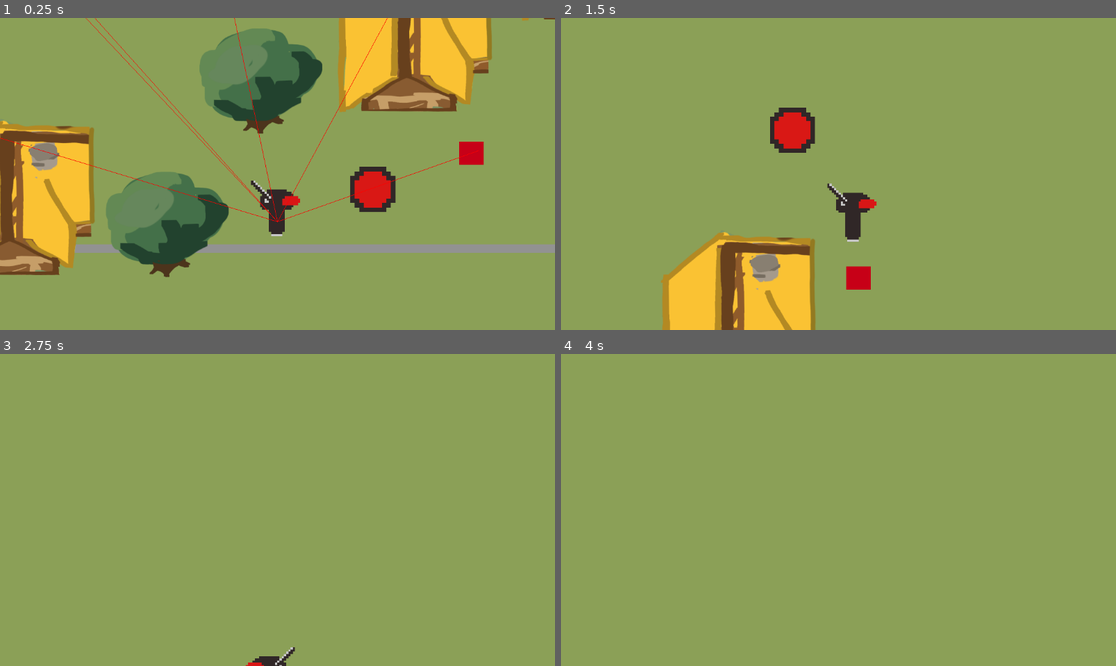
Above: before the commit, frames 1-4 (two rows, left to right).
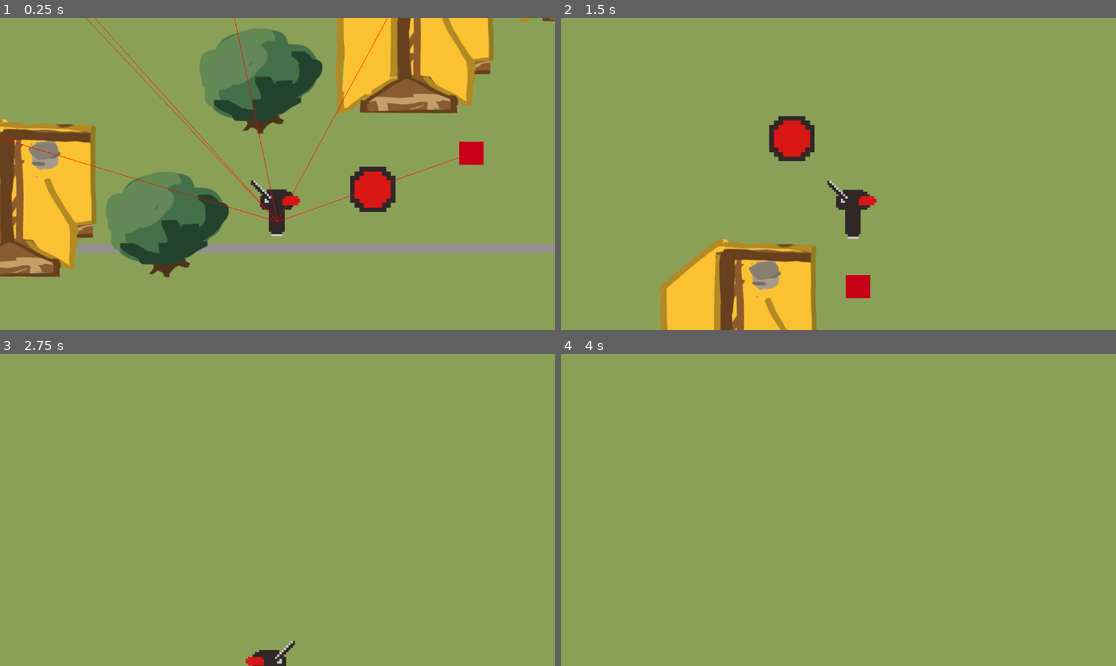
Above: after the commit, the same moments.

Repository: sophieTheProgrammer/queblejam
Game: Godot game, scene res://scenes/level_first.tscn
Same seed, same stepped clock (60 frames per second), same inputs: the game is played once before the commit and once after it.
Inputs:
- Up to frame 1 (0.25 s): no input
- Up to frame 2 (1.5 s): hold Right (Right) from 0.53 s (still down); tap Space (Jump) at 0.77 s
- Up to frame 3 (2.75 s): tap Space (Jump) at 1.52 s; release Right (Right) at 2.03 s; hold Left (Left) from 2.03 s (still down)
- Up to frame 4 (4 s): release Left (Left) at 2.78 s; hold Right (Right) from 2.78 s (still down); tap Space (Jump) at 3.02, 3.77 s; tap Enter at 3.5 s

The runs differ from the first frame. In frame 1, 2.5% of the frame differs, in the area x 0-100%, y 0-84%; in frame 2, 3.8%, in the area x 17-57%, y 28-100%; in frame 3, 0.3%; in frame 4, nothing differs.

Commit message:
level 1 tweaks :D

Diff:
--- a/scenes/house.tscn
+++ b/scenes/house.tscn
@@ -5,10 +5,10 @@
 [node name="house" type="AnimatableBody2D" unique_id=273667713]
 
 [node name="Sprite2D" type="Sprite2D" parent="." unique_id=610835347]
-scale = Vector2(0.73250484, 0.73250484)
+scale = Vector2(0.75, 0.75)
 texture = ExtResource("2_qtlar")
 
 [node name="CollisionPolygon2D" type="CollisionPolygon2D" parent="." unique_id=761495194]
 position = Vector2(1.3436556, -9.403742)
-scale = Vector2(0.7044488, 0.7044492)
+scale = Vector2(0.75, 0.75)
 polygon = PackedVector2Array(-127.27273, -572.7273, 540.90906, -504.54544, 509.0909, 481.81818, -527.2727, 509.0909, -531.8182, -259.0909)
--- a/scenes/level_1.tscn
+++ b/scenes/level_1.tscn
@@ -15,9 +15,6 @@
 [sub_resource type="WorldBoundaryShape2D" id="WorldBoundaryShape2D_fcfvj"]
 distance = -40.0
 
-[sub_resource type="WorldBoundaryShape2D" id="WorldBoundaryShape2D_pa8r4"]
-distance = -1751.0
-
 [sub_resource type="WorldBoundaryShape2D" id="WorldBoundaryShape2D_15mv3"]
 normal = Vector2(0.00028341007, -0.99999994)
 distance = -6584.985
@@ -32,17 +29,13 @@
 position = Vector2(507, -3214)
 
 [node name="portal" parent="." unique_id=452576932 instance=ExtResource("4_e3sih")]
-position = Vector2(-455, -3604)
+position = Vector2(-1949, -3853)
 DESTINATION = 2
 
 [node name="StaticBody2D" type="StaticBody2D" parent="." unique_id=1034328894]
 
 [node name="CollisionShape2D" type="CollisionShape2D" parent="StaticBody2D" unique_id=1161863923]
 shape = SubResource("WorldBoundaryShape2D_fcfvj")
-
-[node name="CollisionShape2D2" type="CollisionShape2D" parent="StaticBody2D" unique_id=714111978]
-rotation = 1.5707964
-shape = SubResource("WorldBoundaryShape2D_pa8r4")
 
 [node name="CollisionShape2D3" type="CollisionShape2D" parent="StaticBody2D" unique_id=1990887448]
 rotation = -1.5707964
@@ -80,6 +73,13 @@
 [node name="house5" parent="House" unique_id=1901791013 instance=ExtResource("6_2os1m")]
 position = Vector2(5156, -1102)
 
+[node name="house6" parent="House" unique_id=273667713 instance=ExtResource("6_2os1m")]
+position = Vector2(-1462.9995, -2969)
+scale = Vector2(0.22, 0.22)
+
+[node name="house7" parent="House" unique_id=1675529710 instance=ExtResource("6_2os1m")]
+position = Vector2(-1462.9995, -2969)
+
 [node name="Enemy" type="Node" parent="." unique_id=1054087828]
 
 [node name="enemy" parent="Enemy" unique_id=1707054168 node_paths=PackedStringArray("Goal") instance=ExtResource("1_fcfvj")]
